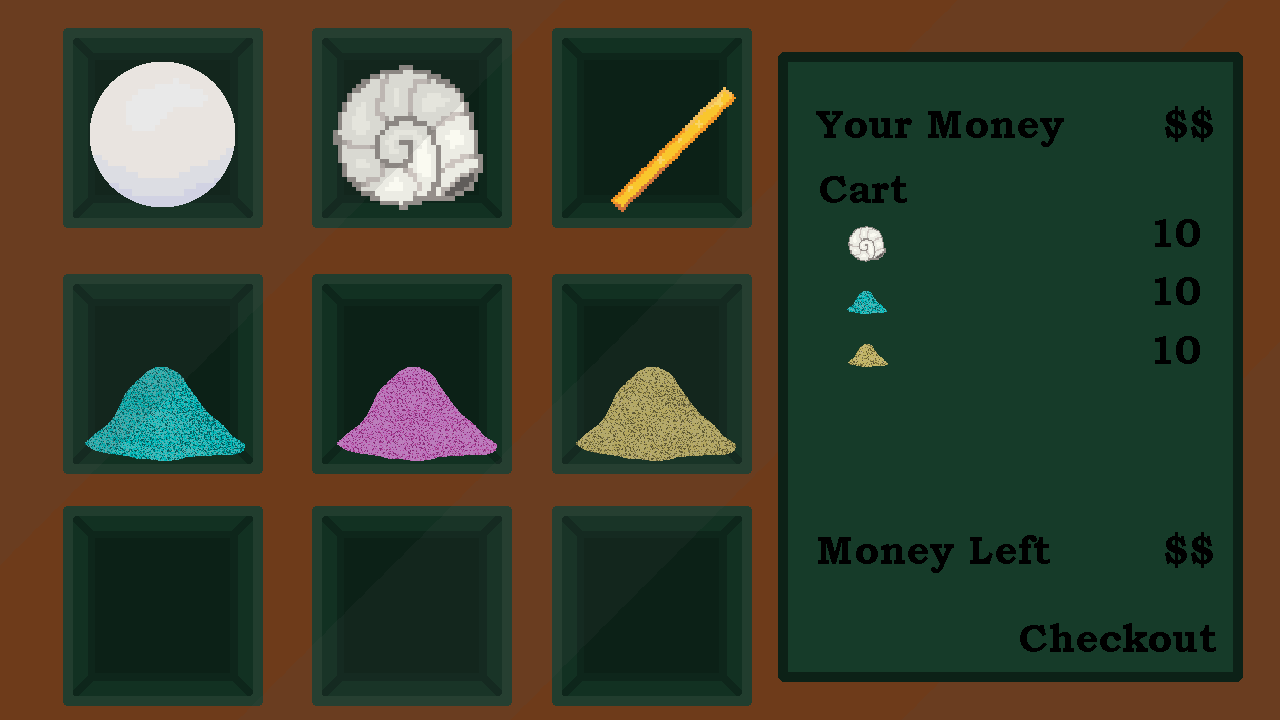
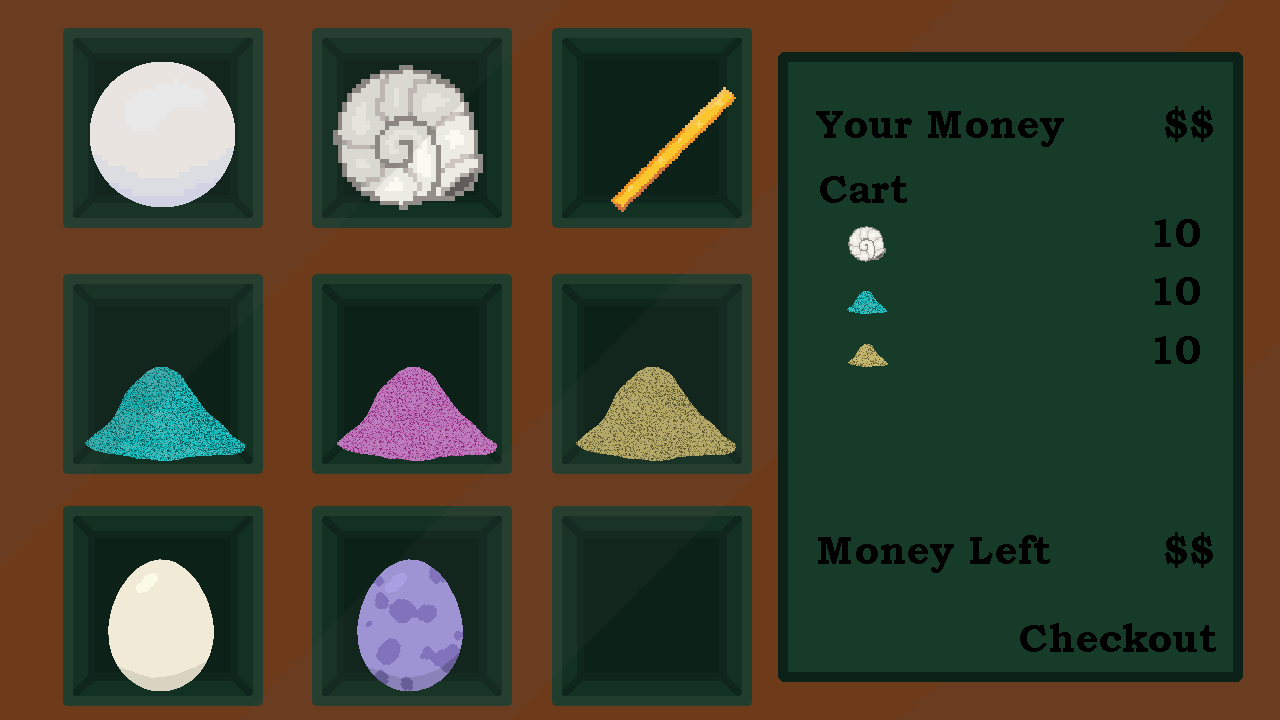
Layered file, before and after one edit (1280×720). Changes by layer:
added layer "Special_Egg copy" above "Basic_Egg copy" over bbox(357, 559, 463, 691)
added layer "Basic_Egg copy" above "Shop_Menu_Bar" over bbox(108, 559, 214, 691)
